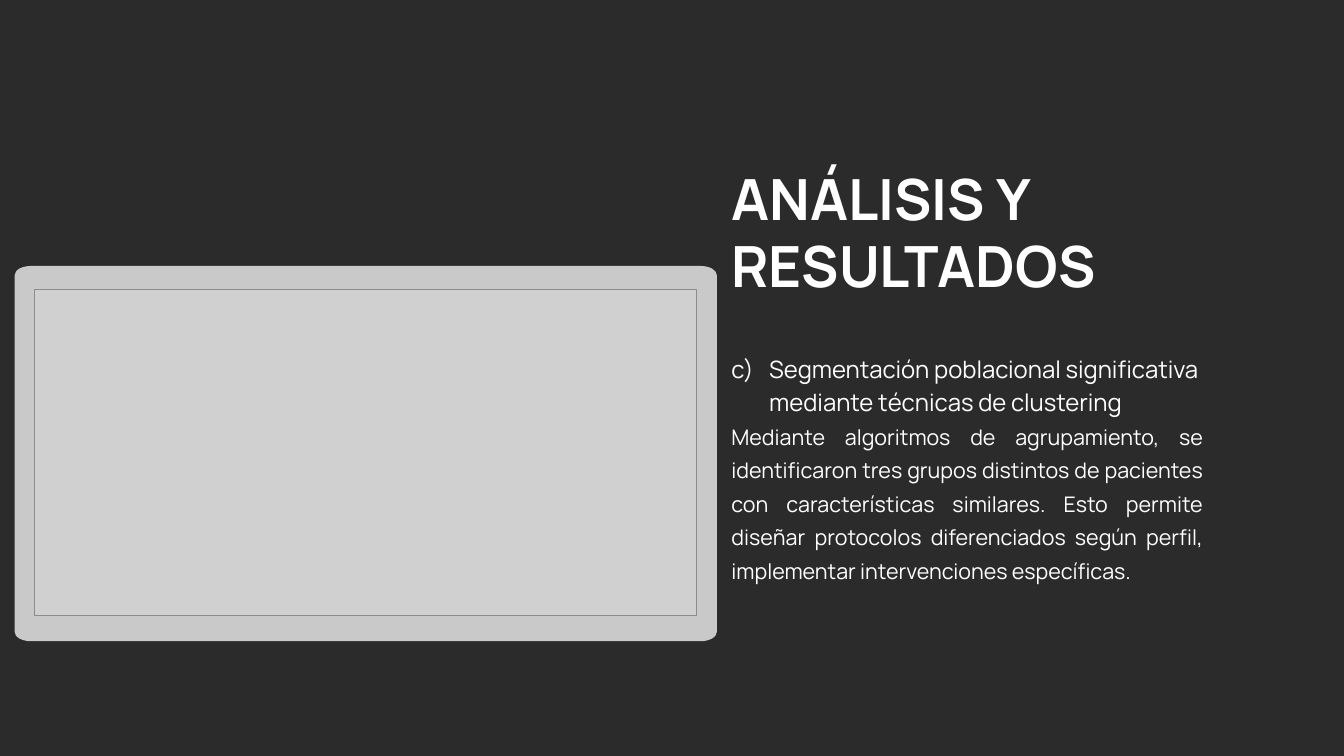
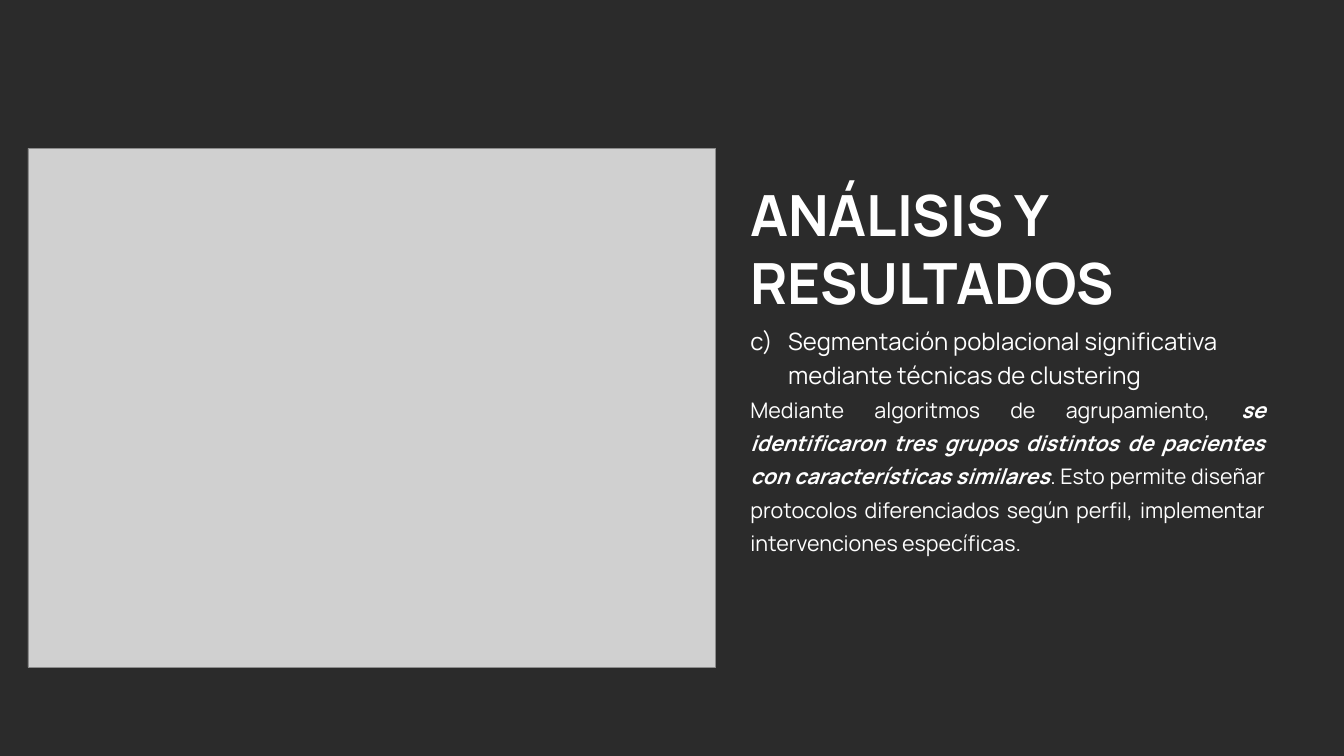
Before and after one commit to jeanclopez/machine-learnig-bigdata-grupo2, a slide deck: slide 13 of Análisis de Datos de Salud para la Detección y Predicción de Enfermedades Respiratorias.pptx (slide 14 before the commit). Drawn at 1344x756 pixels with LibreOffice and Linux fonts; fonts in the diff are those of the drawing; grey boxes stand for pictures; background and template pictures are left out; a plain dark background stands for a picture behind light text. Boxes give left, top, right and bottom in pixels: in the first picture for what was removed or moved away, otherwise in the second. Text is boxed around its words. In the diff, an @@ line names an element or a change of style, - is before the commit and + after.

```diff
--- a/Análisis de Datos de Salud para la Detección y Predicción de Enfermedades Respiratorias.pptx
+++ b/Análisis de Datos de Salud para la Detección y Predicción de Enfermedades Respiratorias.pptx
@@ picture resized from (x1=35, y1=289, x2=697, y2=615) to (x1=28, y1=149, x2=716, y2=667) @@
@@ text "ANÁLISIS Y RESULTADOS" moved from (x1=731, y1=167, x2=1095, y2=288) to (x1=750, y1=183, x2=1114, y2=305) @@
@@ freeform shape removed at (x1=15, y1=266, x2=717, y2=641) @@
@@ text "Segmentación poblacional significativa mediante técnicas ..." moved from (x1=731, y1=359, x2=1203, y2=584) to (x1=750, y1=331, x2=1266, y2=556) @@
@@ text at (x1=750, y1=406, x2=1266, y2=556): bold on, italic on in "se identificaron tres grupos distintos de pacientes ..." @@
```
Also in this commit, not shown: 4 other slides changed, 1 slide removed.
